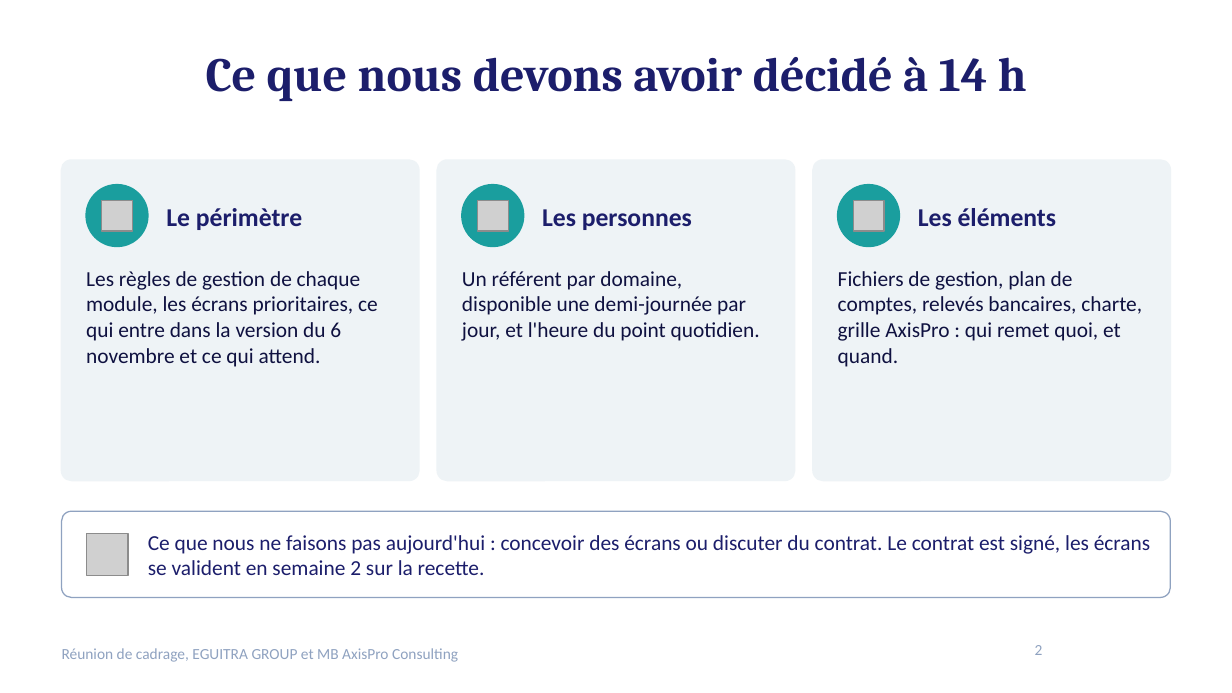
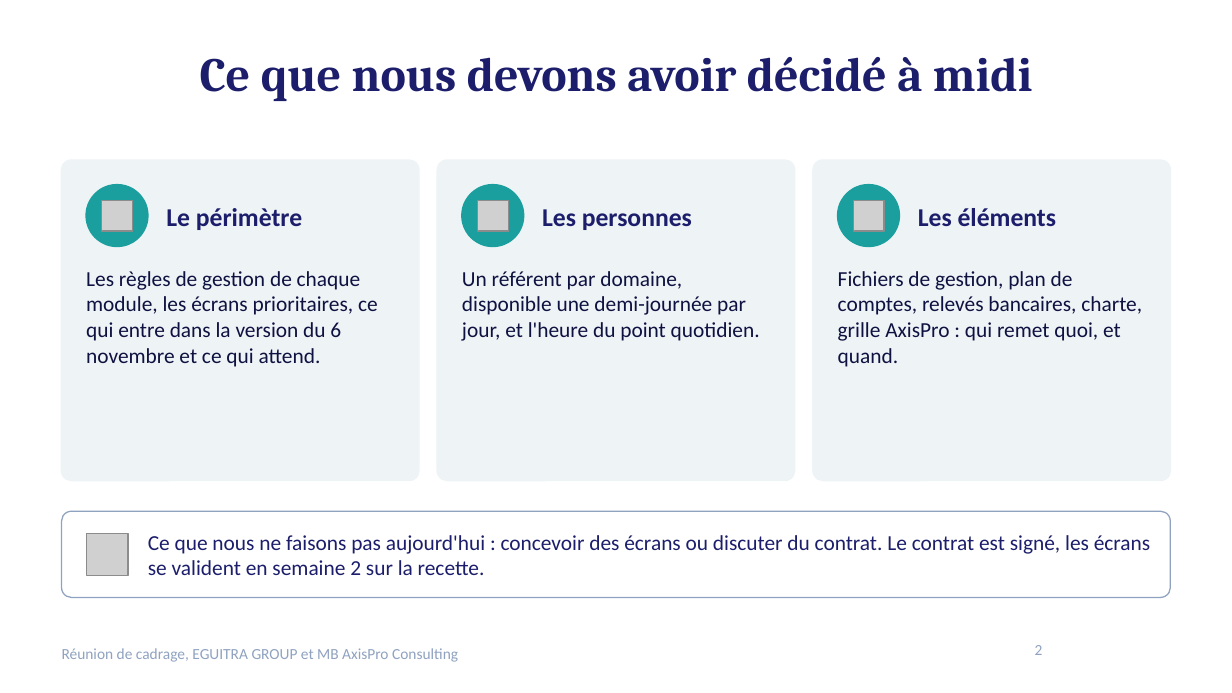
Before and after one commit to MadigbeK/EGUITRA, a slide deck: slide 2 of docs/offre/cadrage/Reunion_de_cadrage_EGUITRA.pptx. Drawn at 1232x693 pixels with LibreOffice and Linux fonts; fonts in the diff are those of the drawing; grey boxes stand for pictures; background and template pictures are left out. Boxes give left, top, right and bottom in pixels: in the first picture for what was removed or moved away, otherwise in the second. Text is boxed around its words. In the diff, an @@ line names an element or a change of style, - is before the commit and + after.

```diff
--- a/docs/offre/cadrage/Reunion_de_cadrage_EGUITRA.pptx
+++ b/docs/offre/cadrage/Reunion_de_cadrage_EGUITRA.pptx
@@ title at (200,57,1032,101): text changed @@
-Ce que nous devons avoir décidé à 14 h
+Ce que nous devons avoir décidé à midi
```
Also in this commit, not shown: 7 other slides changed, 9 other files.
